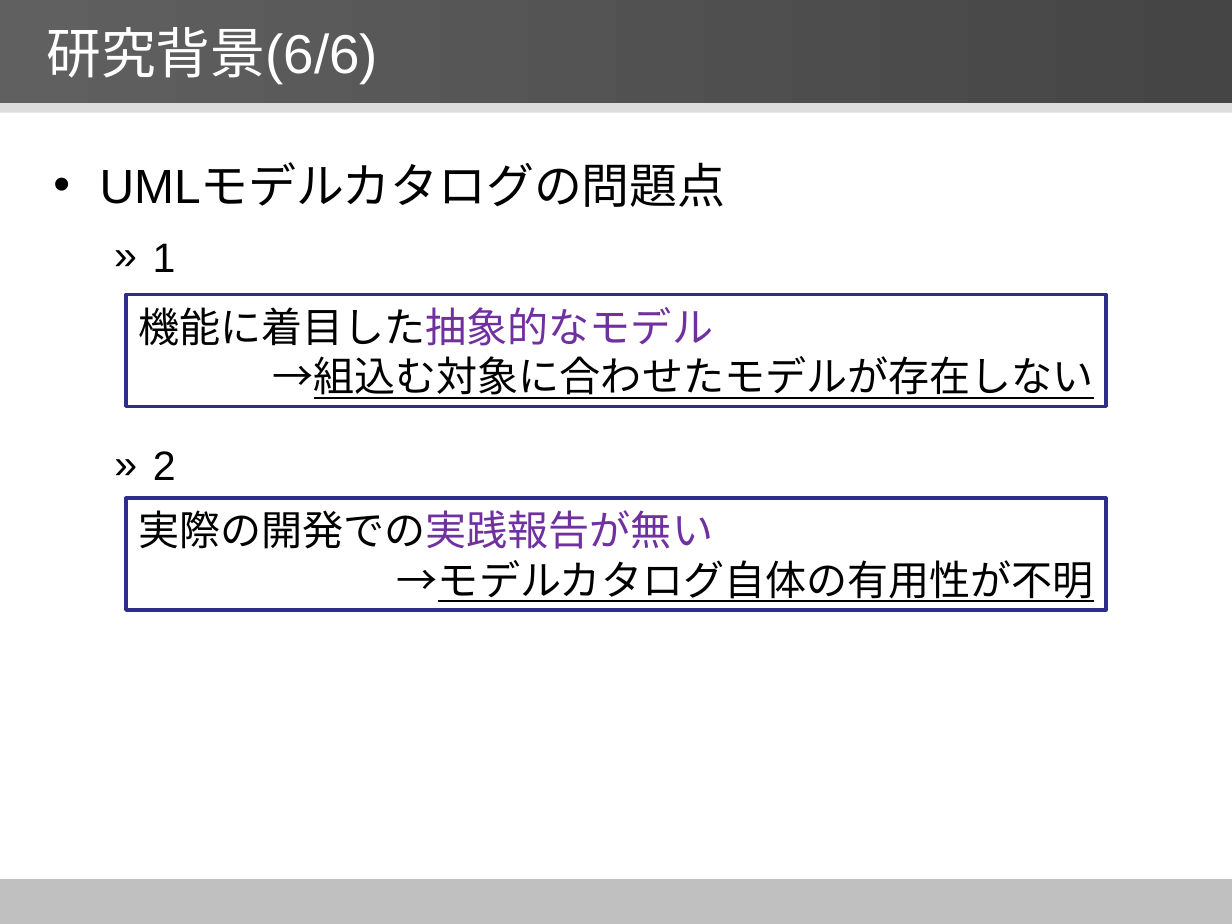
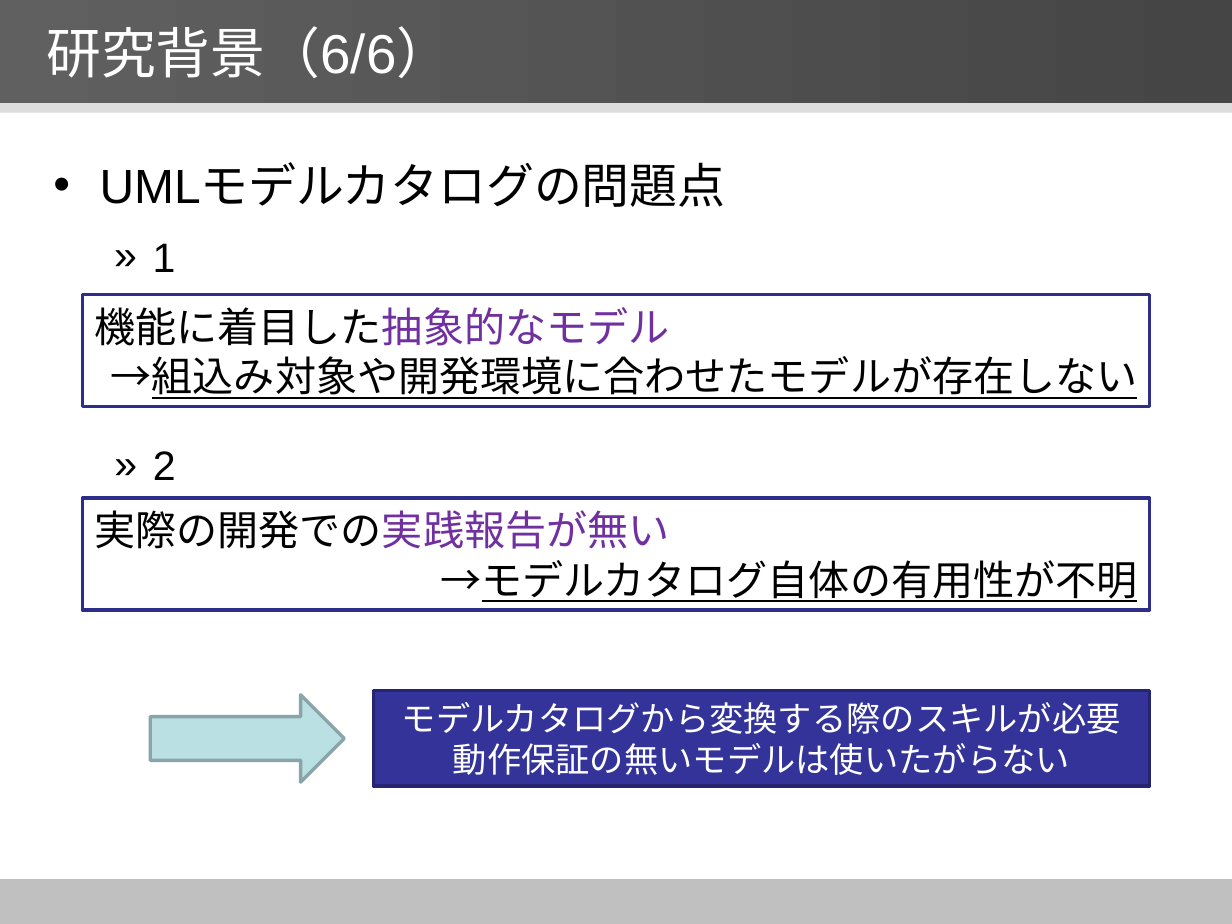
Before and after one commit to YutaNiimura/leJOS-OSEK, a slide deck: slide 8 of 中間発表関連/5I25新村祐太 中間発表スライドver0.5.pptx. Drawn at 1232x924 pixels with LibreOffice and Linux fonts; fonts in the diff are those of the drawing. Boxes give left, top, right and bottom in pixels: in the first picture for what was removed or moved away, otherwise in the second. Text is boxed around its words. In the diff, an @@ line names an element or a change of style, - is before the commit and + after.

```diff
--- a/中間発表関連/5I25新村祐太 中間発表スライドver0.5.pptx
+++ b/中間発表関連/5I25新村祐太 中間発表スライドver0.5.pptx
@@ title at bbox=[46, 26, 451, 78]: text changed @@
-研究背景(6/6)
+研究背景（6/6）
@@ rectangle "機能に着目した抽象的なモデル": place and size @@
-rectangle "機能に着目した抽象的なモデル" at bbox=[126, 294, 1105, 407]
+rectangle "機能に着目した抽象的なモデル" at bbox=[83, 294, 1149, 407]
@@ text in rectangle at bbox=[111, 356, 1138, 399]: text changed @@
-→組込む対象に合わせたモデルが存在しない
+→組込み対象や開発環境に合わせたモデルが存在しない
@@ rectangle "実際の開発での実践報告が無い": place and size @@
-rectangle "実際の開発での実践報告が無い" at bbox=[126, 498, 1105, 610]
+rectangle "実際の開発での実践報告が無い" at bbox=[83, 498, 1149, 610]
@@ right arrow added at bbox=[150, 695, 344, 782], fill #BBE0E3, outline #8AA6A8 2 pt @@
@@ rectangle added at bbox=[373, 691, 1149, 786], fill #333399, outline #262671 2 pt, 20 pt, text #FFFFFF @@
+モデルカタログから変換する際のスキルが必要
+動作保証の無いモデルは使いたがらない
```
Also in this commit, not shown: 19 other slides changed, 2 other files.
